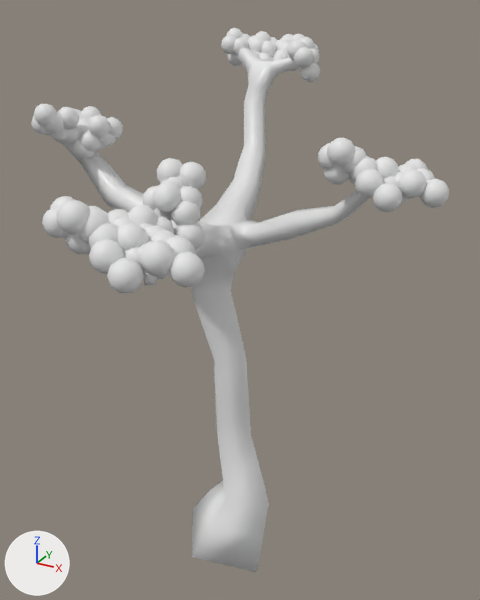
A saved change to the FBX model Skyward Broadside/Assets/Resources/Models/tree_2.fbx_Scene.fbx.
Camera for both pictures: a camera (50 mm lens) standing at (1.95, -5.41, 5.95) and looking at (-1.16, 0.24, 3.12). Arrows for +X, +Y and +Z are at lower left; the lights stay in place. Where no turn or scale is listed for an object, it has been applied to the vertices.
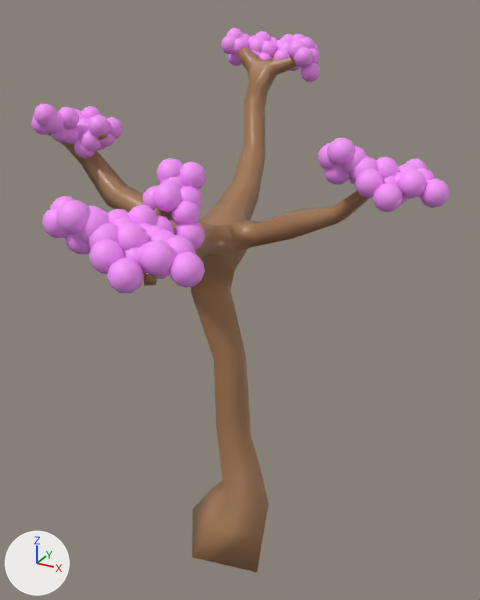
Commit message: Improved trees

Changed parts and their boxes (x1, y1, x2, y2) in the pictures (480 x 600 px):
```json
{"object": "Cube", "change": "recoloured", "before": [48, 47, 371, 572], "after": [48, 47, 371, 572], "on screen": "white to brown"}
{"object": "Icosphere.002", "change": "recoloured", "before": [42, 158, 206, 293], "after": [42, 158, 206, 293], "on screen": "white to pink"}
{"object": "Icosphere.001", "change": "recoloured", "before": [318, 138, 449, 212], "after": [318, 138, 449, 212], "on screen": "white to pink"}
{"object": "Icosphere.003", "change": "recoloured", "before": [31, 104, 123, 159], "after": [31, 104, 123, 159], "on screen": "white to pink"}
{"object": "Icosphere", "change": "recoloured", "before": [221, 28, 320, 82], "after": [221, 28, 320, 82], "on screen": "white to pink"}
```

Scene script edits in JSON lines:
```json
{"op": "set", "path": "mat_material.base_color", "old": "(0.8, 0.8, 0.8)", "new": "(0.381, 0.195, 0.0931)", "note": "white #e7e7e7 -> brown #a67a56"}
{"op": "add", "block": "mat_blossom_texture", "code": ["mat_blossom_texture = principled_material('blossom texture')", "mat_blossom_texture.base_color = (0.961, 0.312, 1.0)  # pink #fb98ff"]}
{"block": "me_icosphere", "where": "me_icosphere.from_pydata(...)  # 1680 vertices, 3200 faces; spans x -10.68..1.53, y -3.43..3.91, z -2.9..2.04"}
{"op": "add", "block": "me_icosphere", "code": "me_icosphere.materials.append(mat_blossom_texture)  # pink #fb98ff"}
{"block": "me_icosphere_017", "where": "me_icosphere_017.from_pydata(...)  # 1680 vertices, 3200 faces; spans x -2.6..7.17, y -4.44..3.37, z -4.52..4.21"}
{"op": "add", "block": "me_icosphere_017", "code": "me_icosphere_017.materials.append(mat_blossom_texture)  # pink #fb98ff"}
{"block": "me_icosphere_016", "where": "me_icosphere_016.from_pydata(...)  # 840 vertices, 1600 faces; spans x -2.6..4.95, y -4.44..3.37, z -3.88..3.61"}
{"op": "add", "block": "me_icosphere_016", "code": "me_icosphere_016.materials.append(mat_blossom_texture)  # pink #fb98ff"}
{"block": "me_icosphere_033", "where": "me_icosphere_033.from_pydata(...)  # 798 vertices, 1520 faces; spans x -0.608..0.204, y -0.457..0.439, z -0.207..0.326"}
{"op": "add", "block": "me_icosphere_033", "code": "me_icosphere_033.materials.append(mat_blossom_texture)  # pink #fb98ff"}
```
